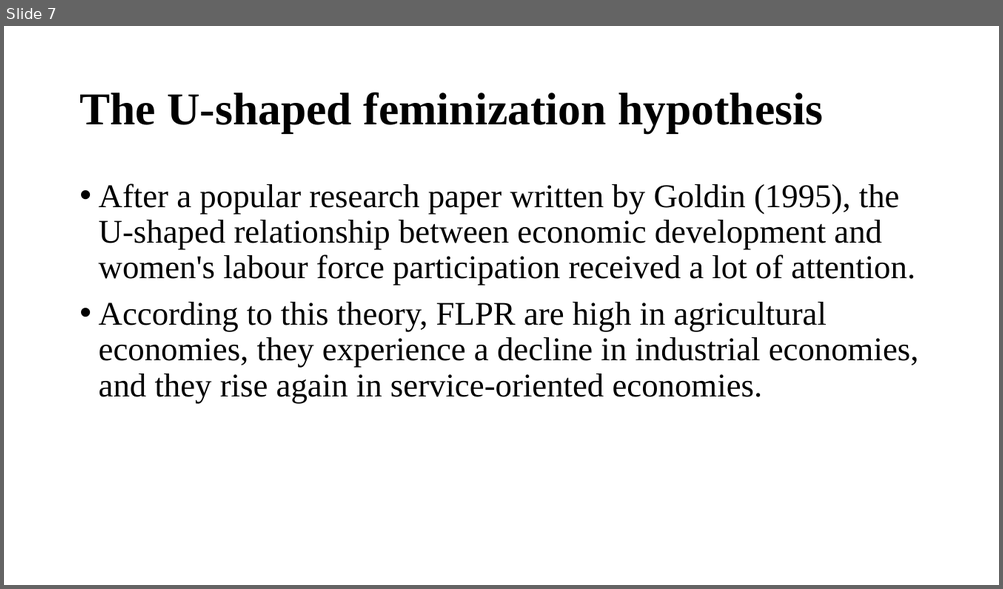
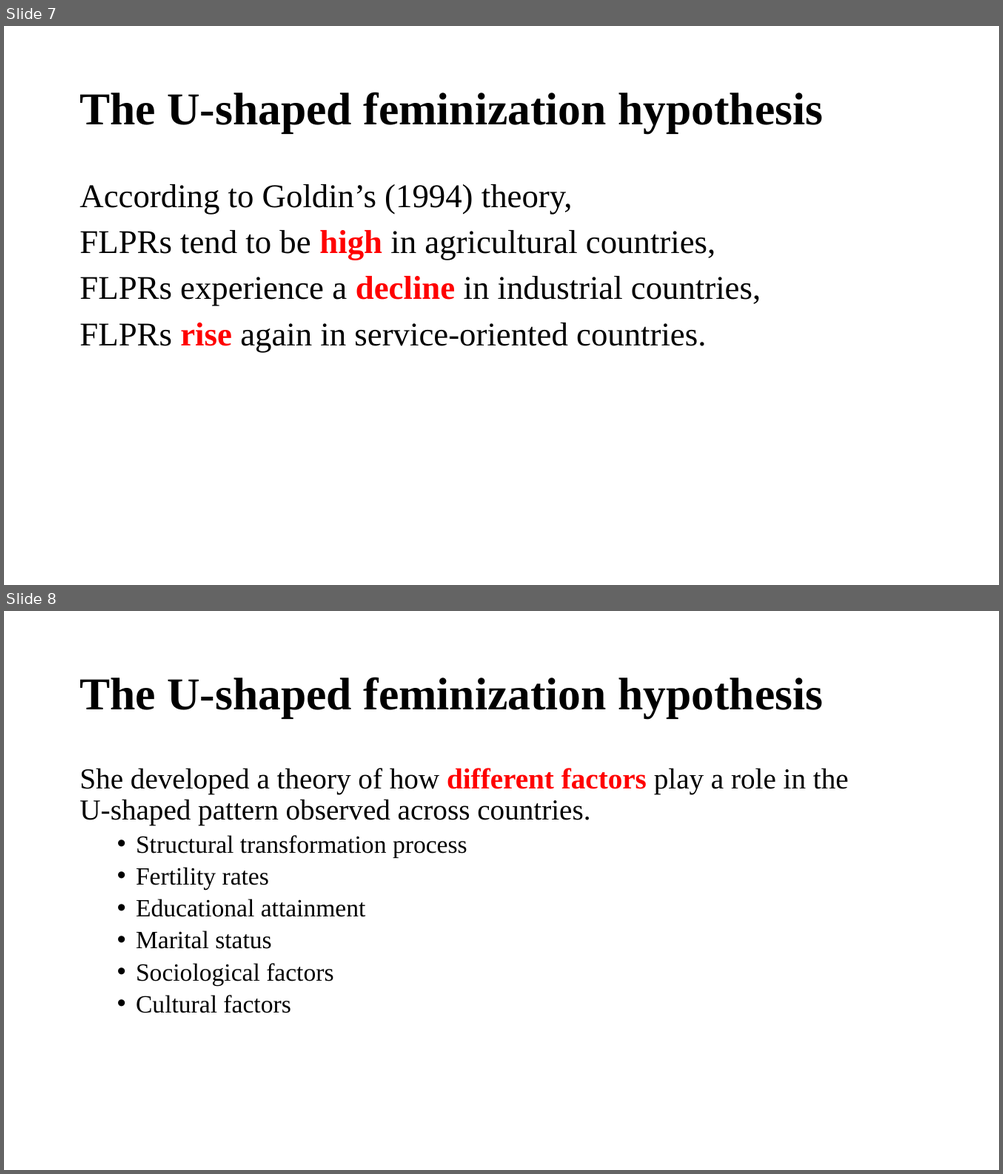
Before and after one commit to ilopezmoreno/Chapter1-PhDthesis, a slide deck: Slides. Chapter1-PhDthesis.pptx. Shown one above the other, each under a label of ours: slide 7 before the commit, slides 7 and 8 after it. The pictures are 1003x589 and 1003x1174 pixels, drawn with LibreOffice and Linux fonts; fonts in the diff are those of the drawing. Boxes give left, top, right and bottom in pixels: in the first picture for what was removed or moved away, otherwise in the second. Text is boxed around its words. In the diff, an @@ line names an element or a change of style, - is before the commit and + after.

```diff
--- a/Slides. Chapter1-PhDthesis.pptx
+++ b/Slides. Chapter1-PhDthesis.pptx
@@ slide 8 added at (4,611,999,1170), background #FFFFFF @@
@@ title added at (79,677,822,718), 44 pt, text #000000, bold @@
+The U-shaped feminization hypothesis
@@ text added at (79,768,848,1014), 24 pt, text #000000 @@
+She developed a theory of how different factors play a role in the
+U-shaped pattern observed across countries.
+  • Structural transformation process
+  • Fertility rates
+  • Educational attainment
+  • Marital status
+  • Sociological factors
+  • Cultural factors
@@ slide 7 changed as well @@
@@ text at (79,184,760,352): text changed @@
-• After a popular research paper written by Goldin (1995), the U-shaped relationship between economic development and women's labour force participation received a lot of attention.
-• According to this theory, FLPR are high in agricultural economies, they experience a decline in industrial economies, and they rise again in service-oriented economies.
+According to Goldin’s (1994) theory,
+FLPRs tend to be high in agricultural countries,
+FLPRs experience a decline in industrial countries,
+FLPRs rise again in service-oriented countries.
```
Also in this commit, not shown: 8 other slides changed, 54 other slides added, 6 slides removed, 5 other files.
